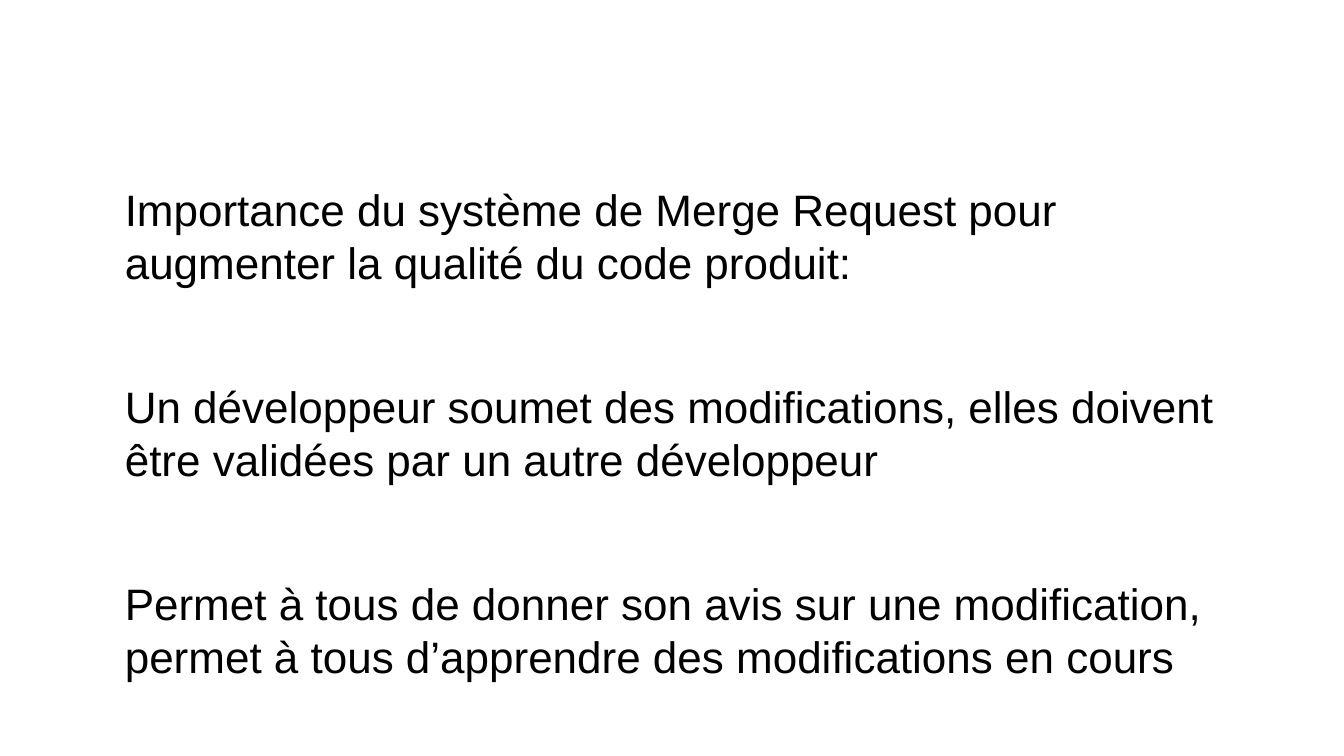
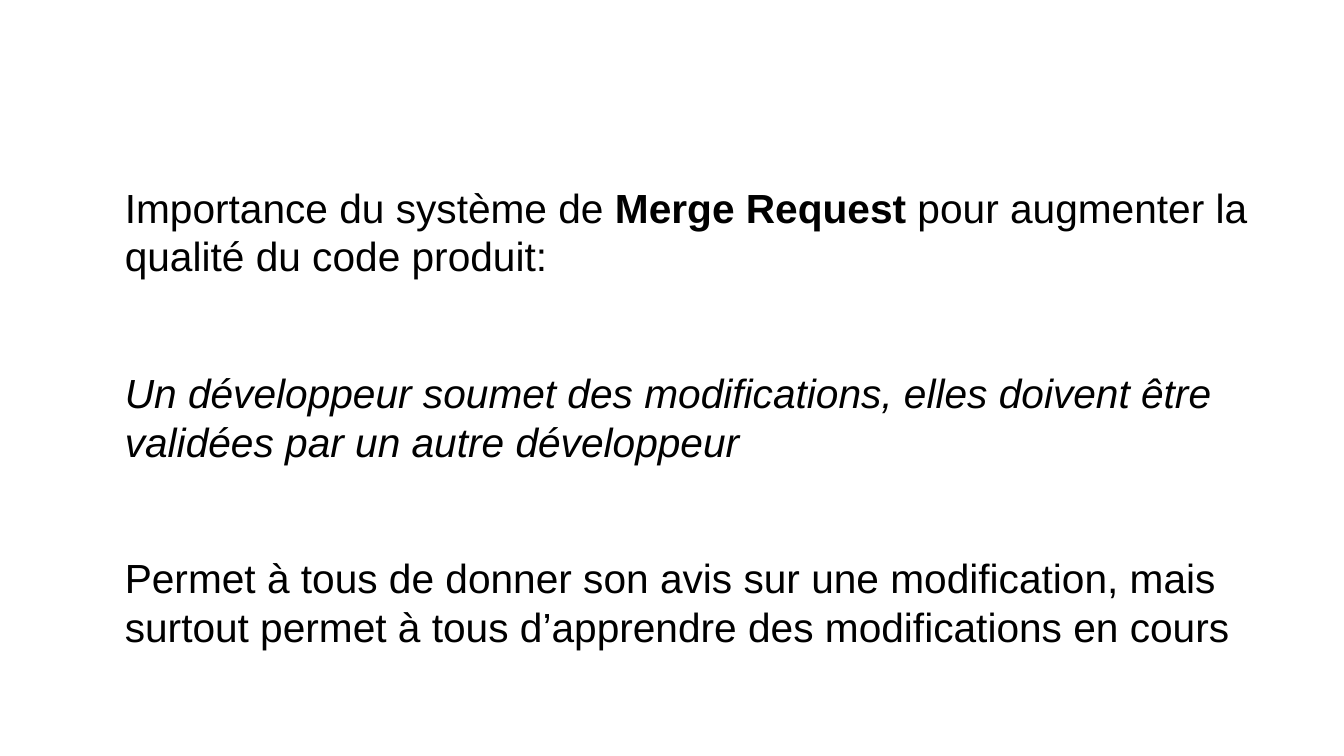
Before and after one commit to remipassmoilesel/ci-cd-plan, a slide deck: slide 5 of ci-cd-plan.odp. Drawn at 1344x756 pixels with LibreOffice and Linux fonts; fonts in the diff are those of the drawing; background and template pictures are left out. Boxes give left, top, right and bottom in pixels: in the first picture for what was removed or moved away, otherwise in the second. Text is boxed around its words. In the diff, an @@ line names an element or a change of style, - is before the commit and + after.

Commit message:
Improve presentation

```diff
--- a/ci-cd-plan.odp
+++ b/ci-cd-plan.odp
@@ text at bbox=[125, 193, 1248, 465]: size 26 to 24.1 pt in "Importance du système de Merge Request pour ...", "Un développeur soumet des modifications, elles doivent ..."; bold on in "Merge Request"; italic on in "Un développeur soumet des modifications, elles doivent ..." @@
@@ text at bbox=[125, 563, 1229, 650]: text changed; size 26 to 24.1 pt @@
-Permet à tous de donner son avis sur une modification, permet à tous d’apprendre des modifications en cours
+Permet à tous de donner son avis sur une modification, mais surtout permet à tous d’apprendre des modifications en cours
```
Also in this commit, not shown: 3 other slides changed, 2 slides added.
